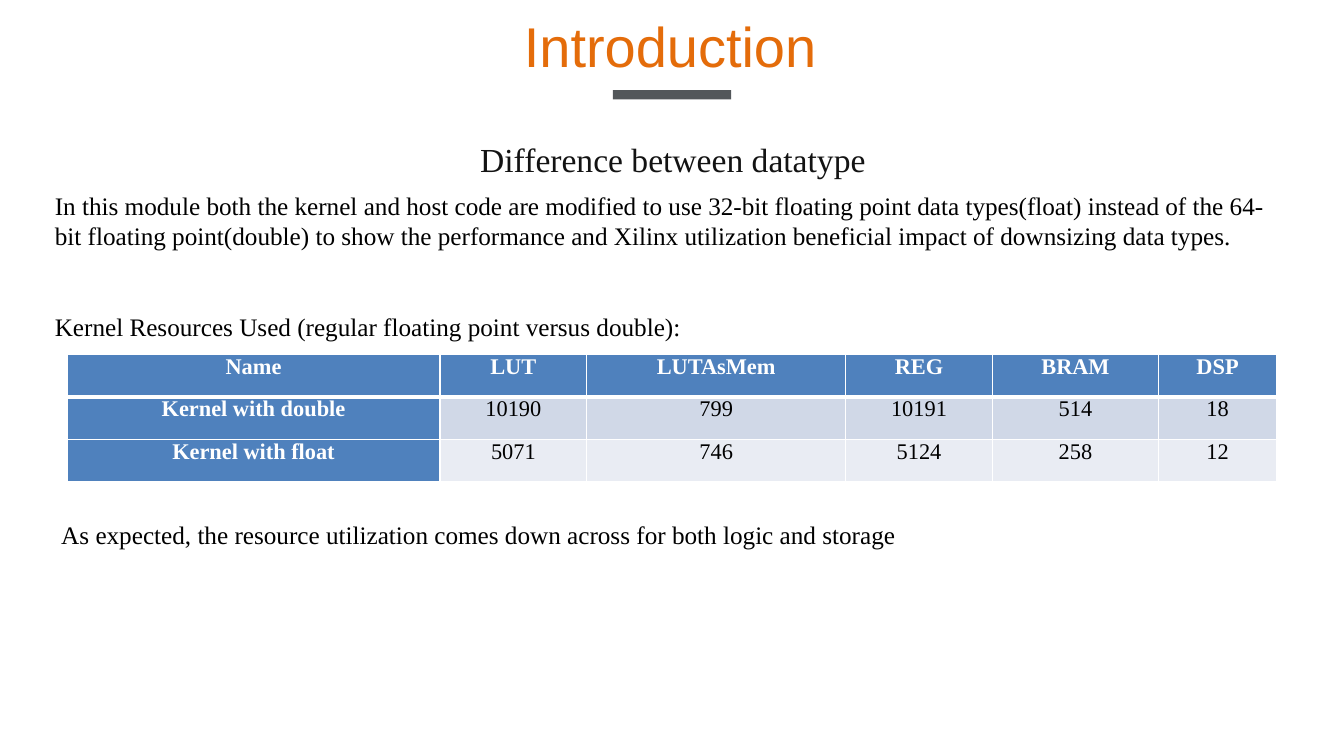
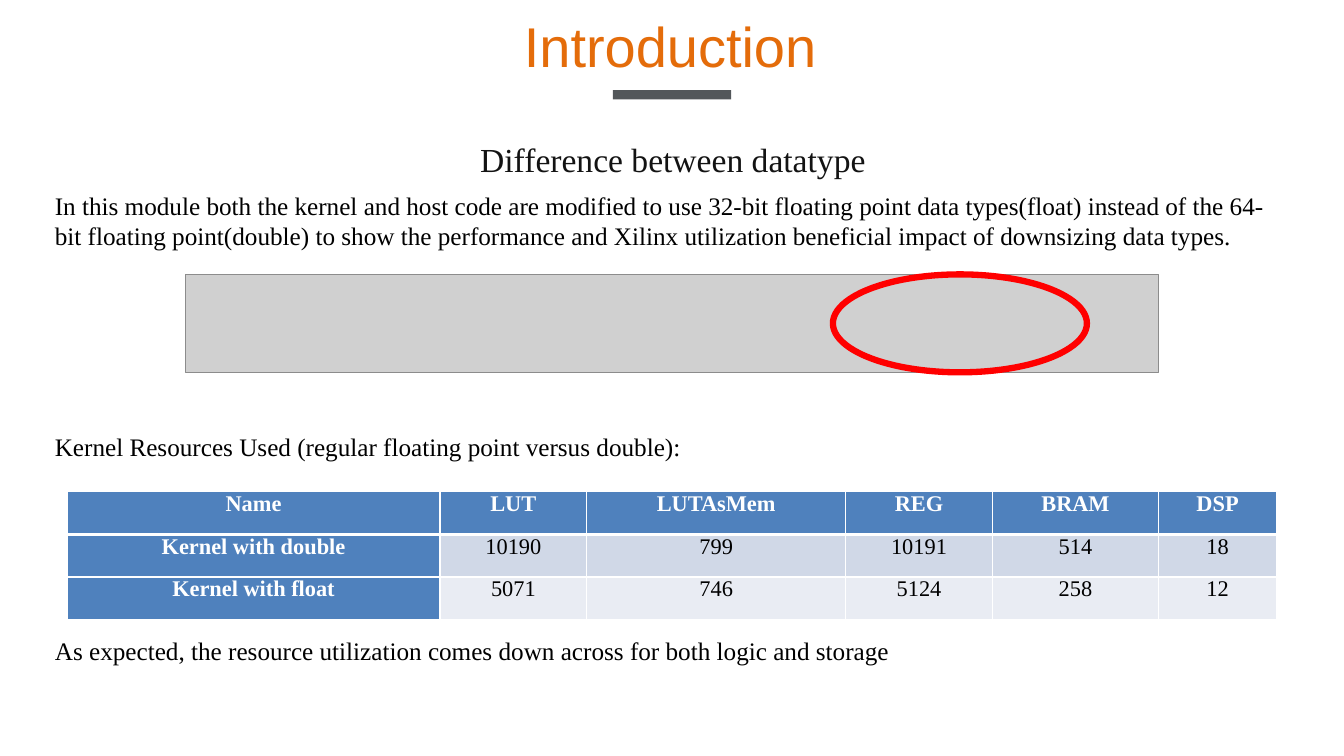
Before and after one commit to hank871116/HLS_LAB_B_5, a slide deck: slide 21 of PPT/110061638_lab_b.pptx (slide 20 before the commit). Drawn at 1344x756 pixels with LibreOffice and Linux fonts; fonts in the diff are those of the drawing; grey boxes stand for pictures. Boxes give left, top, right and bottom in pixels: in the first picture for what was removed or moved away, otherwise in the second. Text is boxed around its words. In the diff, an @@ line names an element or a change of style, - is before the commit and + after.

Commit message:
update PPT

```diff
--- a/PPT/110061638_lab_b.pptx
+++ b/PPT/110061638_lab_b.pptx
@@ text "In this module both the ..." rewrapped from [55,197,1264,342] to [55,197,1264,462] @@
@@ picture added at [186,274,1159,372] @@
@@ ellipse added at [833,274,1087,372], outline #FF0000 4.5 pt @@
@@ table: place and size @@
-table at [68,354,1278,482]
+table at [68,492,1278,620]
@@ text "As expected, the resource utilization ...": place and size @@
-text "As expected, the resource utilization ..." at [61,526,895,550]
+text "As expected, the resource utilization ..." at [55,642,889,666]
```
Also in this commit, not shown: 1 slide added.
